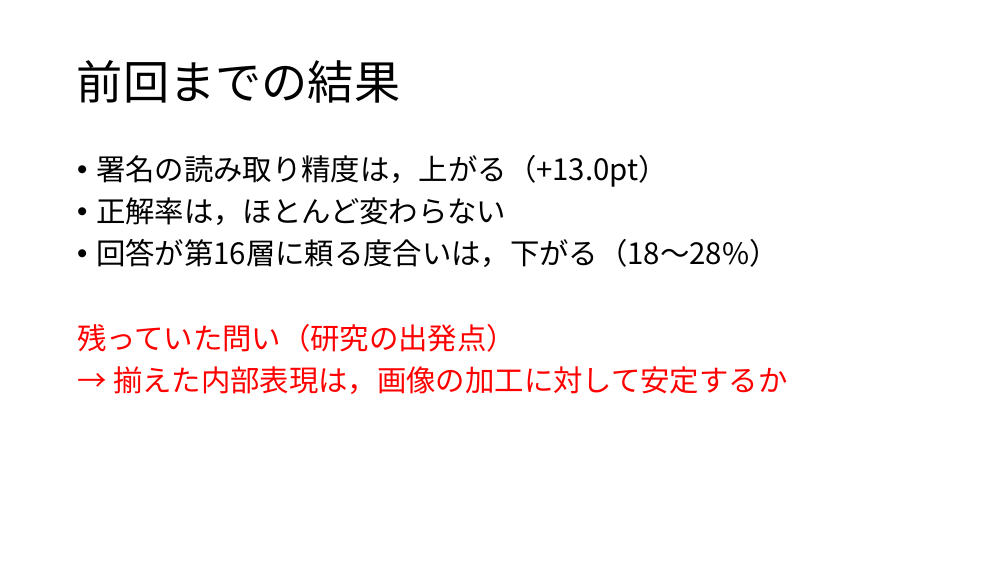
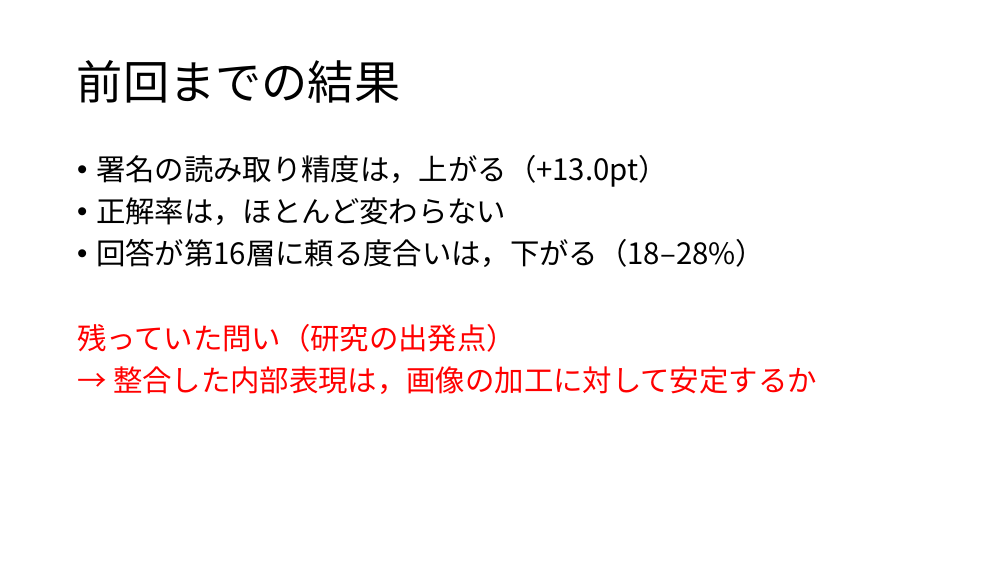
Before and after one commit to tomoking2004/cotar, a slide deck: slide 3 of presentations/20261030_進捗報告.pptx. Drawn at 1008x567 pixels with LibreOffice and Linux fonts; fonts in the diff are those of the drawing. Boxes give left, top, right and bottom in pixels: in the first picture for what was removed or moved away, otherwise in the second. Text is boxed around its words. In the diff, an @@ line names an element or a change of style, - is before the commit and + after.

```diff
--- a/presentations/20261030_進捗報告.pptx
+++ b/presentations/20261030_進捗報告.pptx
@@ text at (x1=96, y1=239, x2=765, y2=267): text changed @@
-• 回答が第16層に頼る度合いは，下がる（18〜28%）
+• 回答が第16層に頼る度合いは，下がる（18–28%）
@@ text at (x1=113, y1=366, x2=817, y2=394): text changed @@
-→ 揃えた内部表現は，画像の加工に対して安定するか
+→ 整合した内部表現は，画像の加工に対して安定するか
```
Also in this commit, not shown: 14 other slides changed, 1 other file.
